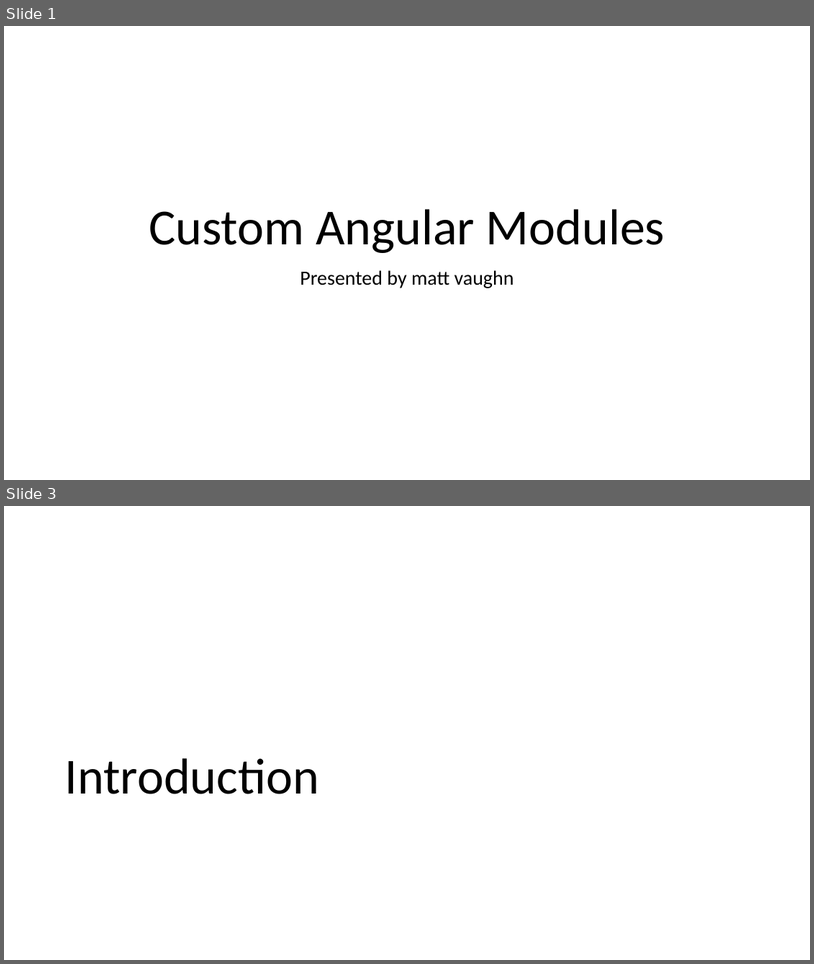
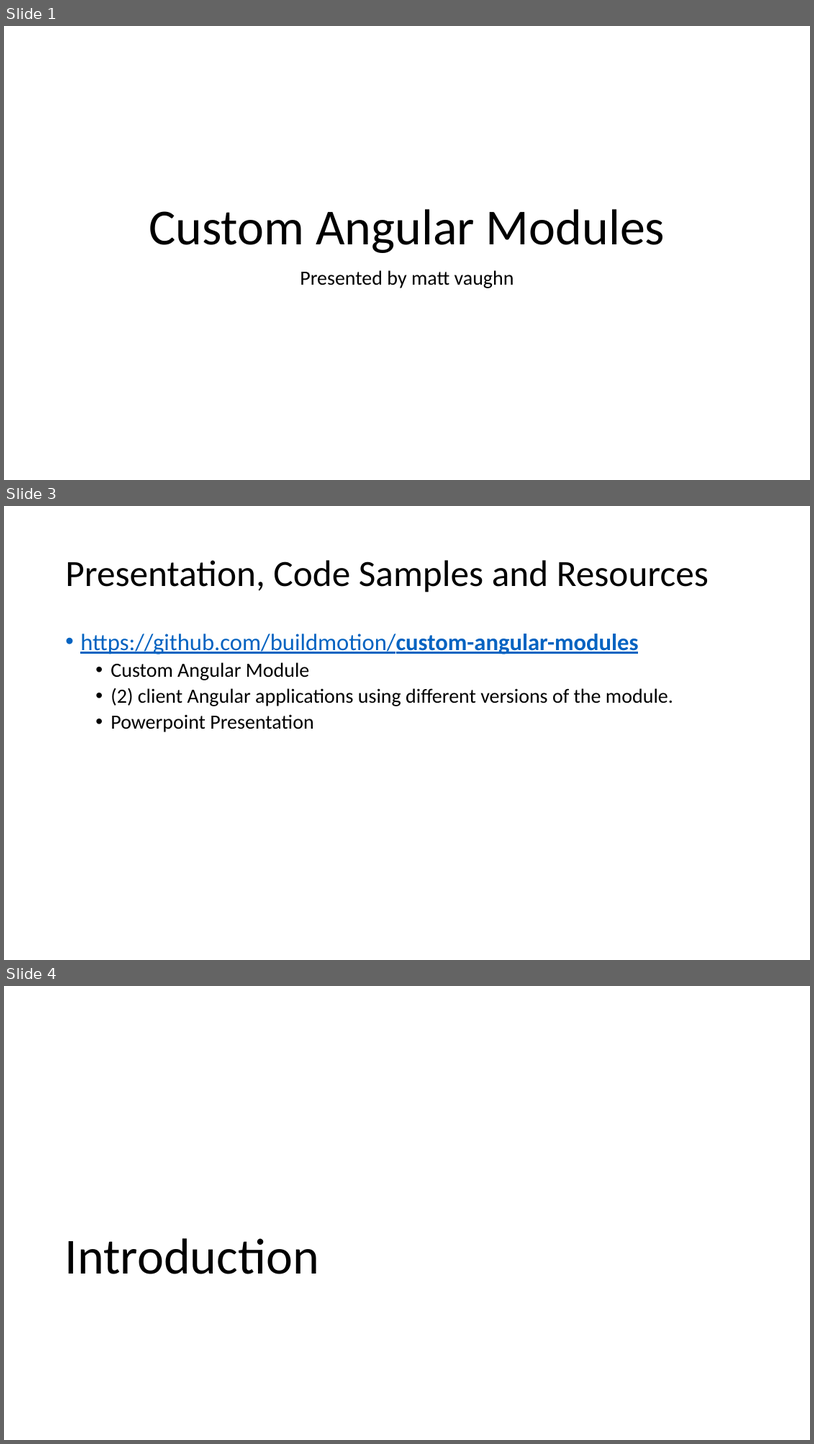
Before and after one commit to buildmotion/custom-angular-modules, a slide deck: presentation/custom-angular-modules.pptx. Shown one above the other, each under a label of ours: slides 1 and 3 before the commit, slides 1, 3 and 4 after it; the slides between them are not shown. The pictures are 814x964 and 814x1444 pixels, drawn with LibreOffice and Linux fonts; fonts in the diff are those of the drawing. Boxes give left, top, right and bottom in pixels: in the first picture for what was removed or moved away, otherwise in the second. Text is boxed around its words. In the diff, an @@ line names an element or a change of style, - is before the commit and + after.

```diff
--- a/presentation/custom-angular-modules.pptx
+++ b/presentation/custom-angular-modules.pptx
@@ slide 3 added at [4, 506, 810, 960], background #FFFFFF @@
@@ title added at [65, 560, 709, 592], 44 pt, text #000000 @@
+Presentation, Code Samples and Resources
@@ text added at [80, 633, 674, 732], 24 pt, text #000000 @@
+• https://github.com/buildmotion/custom-angular-modules
+  • Custom Angular Module
+  • (2) client Angular applications using different versions of the module.
+  • Powerpoint Presentation
@@ what was slide 3 is now slide 4 @@
```
Also in this commit, not shown: 6 slides changed, 3 slides removed, 2 other files.
